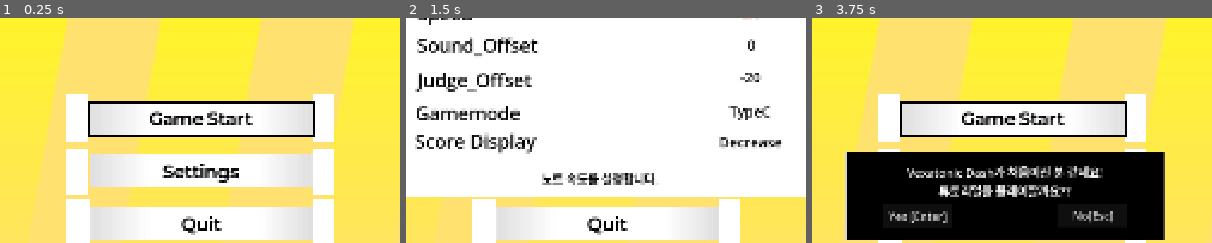
Above: before the commit, frames 1-3 (left to right).
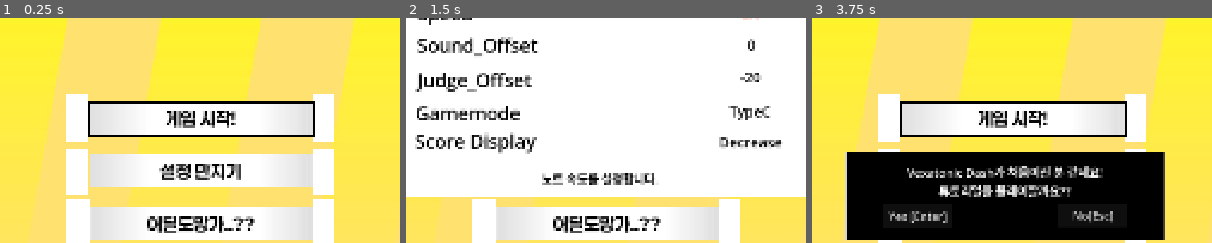
Above: after the commit, the same moments.

Repository: junu192857/Vexatonic-dash-2
Game: Godot game, scene res://Scenes/MainMenu.tscn
Same seed, same stepped clock (60 frames per second), same inputs: the game is played once before the commit and once after it.
Inputs (mouse positions are % of the whole screen's width and height, from its top left):
- Up to frame 1 (0.25 s): no input
- Up to frame 2 (1.5 s): click "Settings" (after the commit: "설정 만지기") at 0.5 s; click "게임플레이" at 1.25 s
- Up to frame 3 (3.75 s): click "게임플레이" at 2 s; click "사운드(미구현)" at 2.75 s; tap Enter at 3.5, 3.6 s; move the mouse to (72, 45) at 3.52 s; hold Right from 3.53 s (still down); click (72, 45) at 3.67 s
The pictures show only the part of the screen within x 26-76%, y 40-90%; the shares and areas given below are measured in that part.

The runs differ from the first frame. In frame 1, 3.7% of the frame differs, in the area x 36-64%, y 41-97%; in frame 2, 1.3%; in frame 3, 1.3%.

Commit message:
곡선택창 어느정도 만듦

Diff:
--- a/vexatonic-dash-2/Scenes/MainMenu.tscn
+++ b/vexatonic-dash-2/Scenes/MainMenu.tscn
@@ -93,7 +93,7 @@
 theme_override_colors/font_color = Color(0, 0, 0, 1)
 theme_override_fonts/font = ExtResource("4_xim88")
 theme_override_font_sizes/font_size = 42
-text = "Game Start"
+text = "게임 시작!"
 horizontal_alignment = 1
 vertical_alignment = 1
 
@@ -157,7 +157,7 @@
 theme_override_colors/font_color = Color(0, 0, 0, 1)
 theme_override_fonts/font = ExtResource("4_xim88")
 theme_override_font_sizes/font_size = 42
-text = "Quit"
+text = "어딜도망가..??"
 horizontal_alignment = 1
 vertical_alignment = 1
 
@@ -220,7 +220,7 @@
 theme_override_colors/font_color = Color(0, 0, 0, 1)
 theme_override_fonts/font = ExtResource("4_xim88")
 theme_override_font_sizes/font_size = 42
-text = "Settings"
+text = "설정 만지기"
 horizontal_alignment = 1
 vertical_alignment = 1
 
--- a/vexatonic-dash-2/Scenes/SelectSong.tscn
+++ b/vexatonic-dash-2/Scenes/SelectSong.tscn
@@ -11,6 +11,43 @@
 [ext_resource type="Script" uid="uid://vu1ylxgvkxim" path="res://Scripts/SelectSong/ScrollLabel.gd" id="5_wt3iw"]
 [ext_resource type="Texture2D" uid="uid://c182j04qnntpm" path="res://Textures/signs.jpg" id="8_hlphe"]
 [ext_resource type="FontFile" uid="uid://dast1kgc1410a" path="res://Fonts/Paperlogy-1.001/Paperlogy-7Bold.ttf" id="8_puwos"]
+[ext_resource type="Script" uid="uid://dembd4cn3s2i0" path="res://Scripts/SelectSong/DifficultyRectColor.gd" id="12_mp2i7"]
+
+[sub_resource type="Gradient" id="Gradient_n78af"]
+colors = PackedColorArray(0, 0, 0, 1, 0.5330367, 0.5330367, 0.5330367, 1)
+
+[sub_resource type="GradientTexture2D" id="GradientTexture2D_mxlqr"]
+gradient = SubResource("Gradient_n78af")
+
+[sub_resource type="Gradient" id="Gradient_mjwro"]
+offsets = PackedFloat32Array(1)
+colors = PackedColorArray(0.46618086, 0.4661808, 0.4661808, 1)
+
+[sub_resource type="GradientTexture2D" id="GradientTexture2D_vyi73"]
+gradient = SubResource("Gradient_mjwro")
+
+[sub_resource type="Gradient" id="Gradient_hlphe"]
+
+[sub_resource type="GradientTexture2D" id="GradientTexture2D_hlphe"]
+gradient = SubResource("Gradient_hlphe")
+
+[sub_resource type="Gradient" id="Gradient_mp2i7"]
+colors = PackedColorArray(0, 0.5545257, 9.62615e-07, 1, 0, 1, 0, 1)
+
+[sub_resource type="GradientTexture2D" id="GradientTexture2D_mp2i7"]
+gradient = SubResource("Gradient_mp2i7")
+
+[sub_resource type="Gradient" id="Gradient_2hg7p"]
+colors = PackedColorArray(0.69895935, 0.1442242, 3.85046e-07, 1, 1, 0.57151157, 0.33757403, 1)
+
+[sub_resource type="GradientTexture2D" id="GradientTexture2D_2hg7p"]
+gradient = SubResource("Gradient_2hg7p")
+
+[sub_resource type="Gradient" id="Gradient_kc5mb"]
+colors = PackedColorArray(0.6014544, 0.00026500793, 0.60145015, 1, 1, 0.35763314, 0.99153453, 1)
+
+[sub_resource type="GradientTexture2D" id="GradientTexture2D_kc5mb"]
+gradient = SubResource("Gradient_kc5mb")
 
 [node name="SelectSong" type="Node2D" unique_id=1796845870 node_paths=PackedStringArray("leftSongHolder", "middleSongHolder", "rightSongHolder", "songDataHolder", "settingHolder")]
 script = ExtResource("1_03mcv")
@@ -562,7 +599,7 @@
 text = "Full Vexatonic"
 horizontal_alignment = 1
 
-[node name="SettingButton" type="Button" parent="CanvasLayer/Control" unique_id=174885694]
+[node name="SettingButton" type="TextureButton" parent="CanvasLayer/Control" unique_id=362854101]
 layout_mode = 1
 anchors_preset = -1
 anchor_left = 0.8
@@ -573,9 +610,9 @@
 offset_top = -0.3200016
 offset_right = -0.16003418
 offset_bottom = -0.3199463
-theme_override_fonts/font = ExtResource("8_puwos")
-theme_override_font_sizes/font_size = 52
-text = "Settings    "
+texture_normal = SubResource("GradientTexture2D_mxlqr")
+ignore_texture_size = true
+stretch_mode = 0
 
 [node name="ReferenceRect" type="ReferenceRect" parent="CanvasLayer/Control/SettingButton" unique_id=730083471]
 layout_mode = 1
@@ -607,15 +644,31 @@
 horizontal_alignment = 1
 vertical_alignment = 1
 
-[node name="StartButton" type="Button" parent="CanvasLayer/Control" unique_id=330670203]
+[node name="Label" type="Label" parent="CanvasLayer/Control/SettingButton" unique_id=274575582]
+layout_mode = 1
+anchors_preset = -1
+anchor_left = 0.076000005
+anchor_right = 0.70600003
+anchor_bottom = 1.0
+offset_left = -0.18400192
+offset_right = -0.104003906
+offset_bottom = -6.1035156e-05
+theme_override_fonts/font = ExtResource("5_7150g")
+theme_override_font_sizes/font_size = 52
+text = "Settings"
+horizontal_alignment = 1
+vertical_alignment = 1
+
+[node name="StartButton" type="TextureButton" parent="CanvasLayer/Control" unique_id=465525343]
 layout_mode = 1
 anchors_preset = -1
 anchor_left = 0.8
 anchor_top = 0.85
 anchor_right = 1.0
 anchor_bottom = 0.95
-theme_override_font_sizes/font_size = 66
-text = "Start!!!     "
+texture_normal = SubResource("GradientTexture2D_mxlqr")
+texture_disabled = SubResource("GradientTexture2D_vyi73")
+stretch_mode = 0
 
 [node name="ReferenceRect" type="ReferenceRect" parent="CanvasLayer/Control/StartButton" unique_id=1333744545]
 layout_mode = 1
@@ -647,6 +700,20 @@
 horizontal_alignment = 1
 vertical_alignment = 1
 
+[node name="Label" type="Label" parent="CanvasLayer/Control/StartButton" unique_id=349860342]
+layout_mode = 1
+anchors_preset = -1
+anchor_left = 0.086
+anchor_right = 0.651
+anchor_bottom = 1.0
+offset_left = -0.024002075
+offset_right = 0.015991211
+theme_override_fonts/font = ExtResource("5_7150g")
+theme_override_font_sizes/font_size = 72
+text = "Start"
+horizontal_alignment = 1
+vertical_alignment = 1
+
 [node name="SettingHolder" type="TextureRect" parent="CanvasLayer/Control" unique_id=350180774]
 layout_mode = 1
 anchors_preset = -1
@@ -755,7 +822,7 @@
 horizontal_alignment = 2
 vertical_alignment = 1
 
-[node name="DifficultyRect" type="ColorRect" parent="CanvasLayer/Control" unique_id=765677216]
+[node name="DifficultyRect" type="TextureRect" parent="CanvasLayer/Control" unique_id=821852999]
 layout_mode = 1
 anchors_preset = -1
 anchor_top = 0.030000001
@@ -763,7 +830,11 @@
 anchor_bottom = 0.1
 offset_top = -0.32000732
 offset_bottom = -0.2800064
-color = Color(0, 0, 0, 1)
+texture = SubResource("GradientTexture2D_hlphe")
+script = ExtResource("12_mp2i7")
+easy_gradient = SubResource("GradientTexture2D_mp2i7")
+hard_gradient = SubResource("GradientTexture2D_2hg7p")
+vex_gradient = SubResource("GradientTexture2D_kc5mb")
 
 [node name="Difficulty" type="Label" parent="CanvasLayer/Control/DifficultyRect" unique_id=1564091235]
 layout_mode = 1
@@ -780,6 +851,7 @@
 theme_override_font_sizes/font_size = 43
 text = "Easy"
 horizontal_alignment = 1
+vertical_alignment = 1
 
 [node name="ReferenceRect" type="ReferenceRect" parent="CanvasLayer/Control/DifficultyRect" unique_id=179376584]
 layout_mode = 1
--- /dev/null
+++ b/vexatonic-dash-2/Scripts/SelectSong/DifficultyRectColor.gd
@@ -0,0 +1,16 @@
+extends TextureRect
+
+@export var easy_gradient: GradientTexture2D
+@export var hard_gradient: GradientTexture2D
+@export var vex_gradient: GradientTexture2D
+
+func set_gradient_texture(diff: int):
+	match diff:
+		0:
+			texture = easy_gradient
+		1:
+			texture = hard_gradient
+		2:
+			texture = vex_gradient
+		_:
+			pass
--- a/vexatonic-dash-2/Scripts/SelectSong/SelectManager.gd
+++ b/vexatonic-dash-2/Scripts/SelectSong/SelectManager.gd
@@ -5,9 +5,9 @@
 @export var rightSongHolder: SongHolder
 @export var songDataHolder: SongDataHolder
 @export var settingHolder: SettingHolder
-@onready var difficultyRect: ColorRect = $CanvasLayer/Control/DifficultyRect
-@onready var settingButton: Button = $CanvasLayer/Control/SettingButton
-@onready var startButton: Button = $CanvasLayer/Control/StartButton
+@onready var difficultyRect: TextureRect = $CanvasLayer/Control/DifficultyRect
+@onready var settingButton: TextureButton = $CanvasLayer/Control/SettingButton
+@onready var startButton: TextureButton = $CanvasLayer/Control/StartButton
 
 @export var settingRectScene: PackedScene
 var settingRect
@@ -15,7 +15,6 @@
 var setting_open: bool = false
 
 const CHARTS_DIR = "user://Charts"
-const DIFFICULTY_COLORS = [Color(0.5, 0.85, 0.3), Color(1.0, 0.55, 0.1), Color(0.6, 0.2, 0.9)]
 
 var song_list: Array[LevelMetaData] = []
 var current_index: int = 0
@@ -117,7 +116,7 @@
 
 func _refresh_difficulty():
 	var diff = Setting.selected_difficulty
-	difficultyRect.color = DIFFICULTY_COLORS[diff]
+	difficultyRect.set_gradient_texture(diff)
 	difficultyRect.get_node("Difficulty").text = Setting.DIFFICULTY_NAMES[diff]
 
 func _refresh_song_data():
Not shown, added: vexatonic-dash-2/Scripts/SelectSong/DifficultyRectColor.gd.uid
